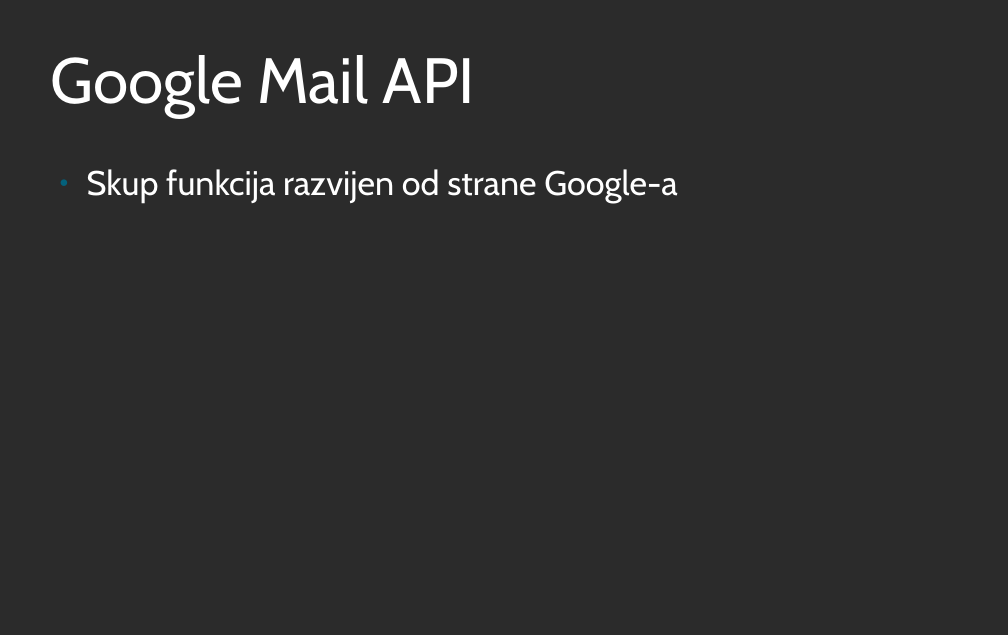
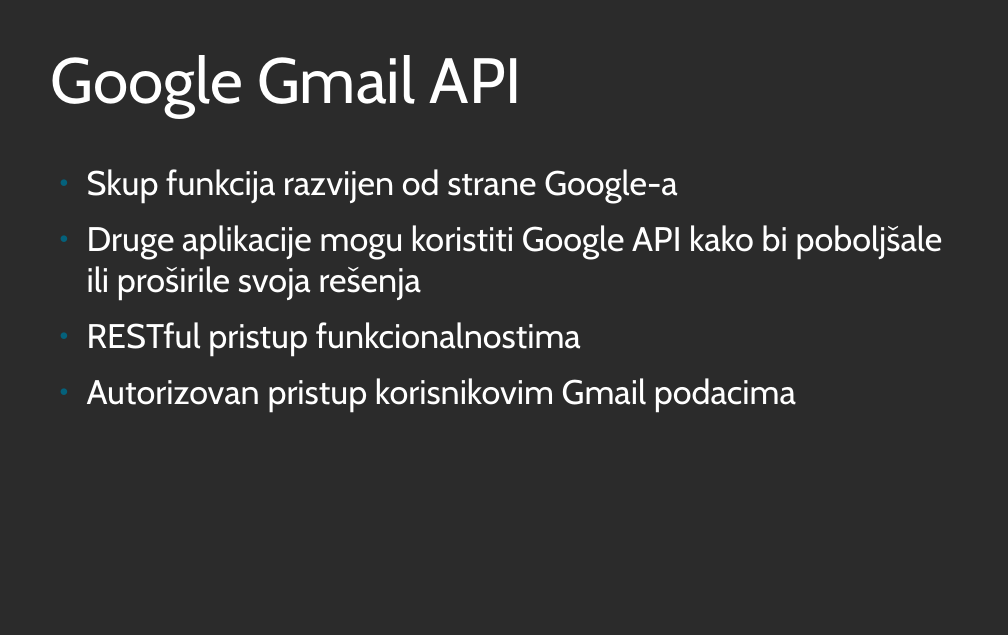
Before and after one commit to iv17/MScThesis, a slide deck: slide 15 of IvanaSavinPresentation.odp. Drawn at 1008x635 pixels with LibreOffice and Linux fonts; fonts in the diff are those of the drawing; background and template pictures are left out; a plain dark background stands for a picture behind light text. Boxes give left, top, right and bottom in pixels: in the first picture for what was removed or moved away, otherwise in the second. Text is boxed around its words. In the diff, an @@ line names an element or a change of style, - is before the commit and + after.

```diff
--- a/IvanaSavinPresentation.odp
+++ b/IvanaSavinPresentation.odp
@@ title at [50, 55, 522, 118]: text changed @@
-Google Mail API
+Google Gmail API
@@ text at [87, 225, 943, 411]: paragraphs added @@
+● Druge aplikacije mogu koristiti Google API kako bi poboljšale ili proširile svoja rešenja
+● RESTful pristup funkcionalnostima
+● Autorizovan pristup korisnikovim Gmail podacima
```
Also in this commit, not shown: 1 slide added, 2 other files.
